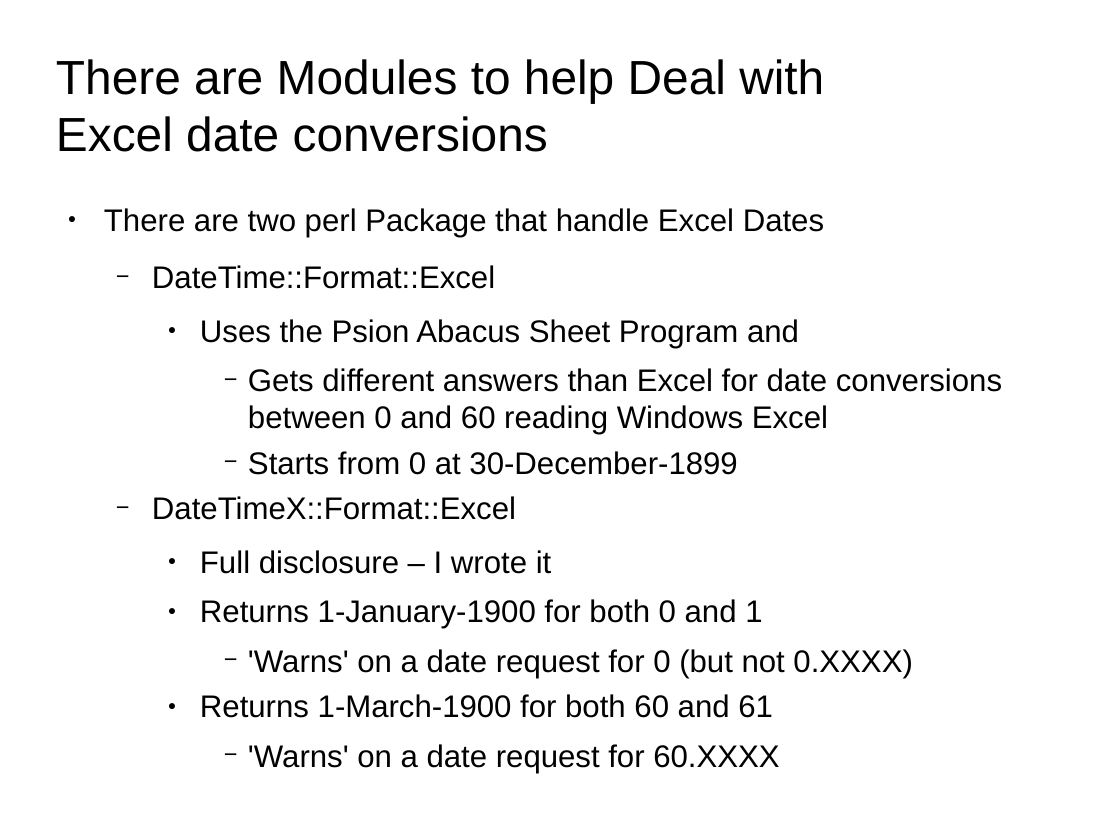
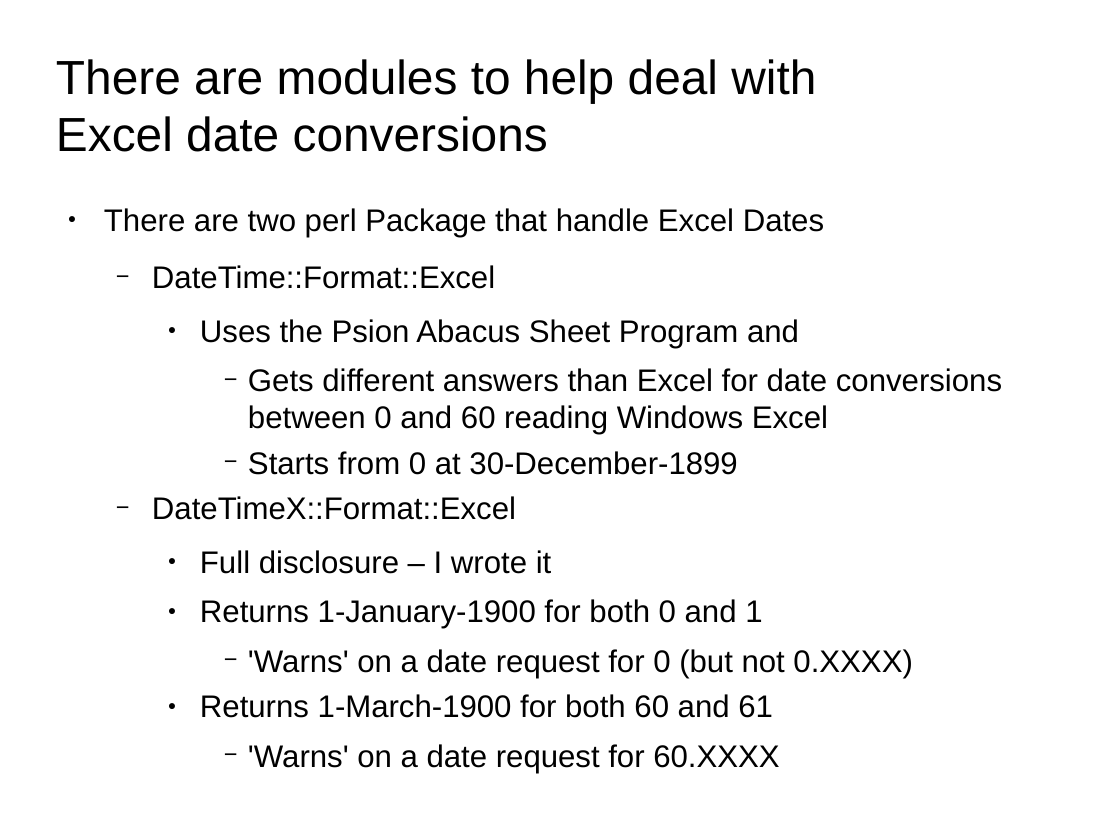
Before and after one commit to jandrew/Spreadsheet-XLSX-Reader-LibXML, a slide deck: slide 11 of Presentation/SVPerlTalk.odp (slide 14 before the commit). Drawn at 1120x840 pixels with LibreOffice and Linux fonts; fonts in the diff are those of the drawing; background and template pictures are left out. Boxes give left, top, right and bottom in pixels: in the first picture for what was removed or moved away, otherwise in the second. Text is boxed around its words. In the diff, an @@ line names an element or a change of style, - is before the commit and + after.

```diff
--- a/Presentation/SVPerlTalk.odp
+++ b/Presentation/SVPerlTalk.odp
@@ title at [56, 59, 816, 152]: text changed @@
-There are Modules to help Deal with Excel date conversions
+There are modules to help deal with Excel date conversions
```
Also in this commit, not shown: 9 other slides changed, 4 slides added, 5 slides removed, 47 other files.
